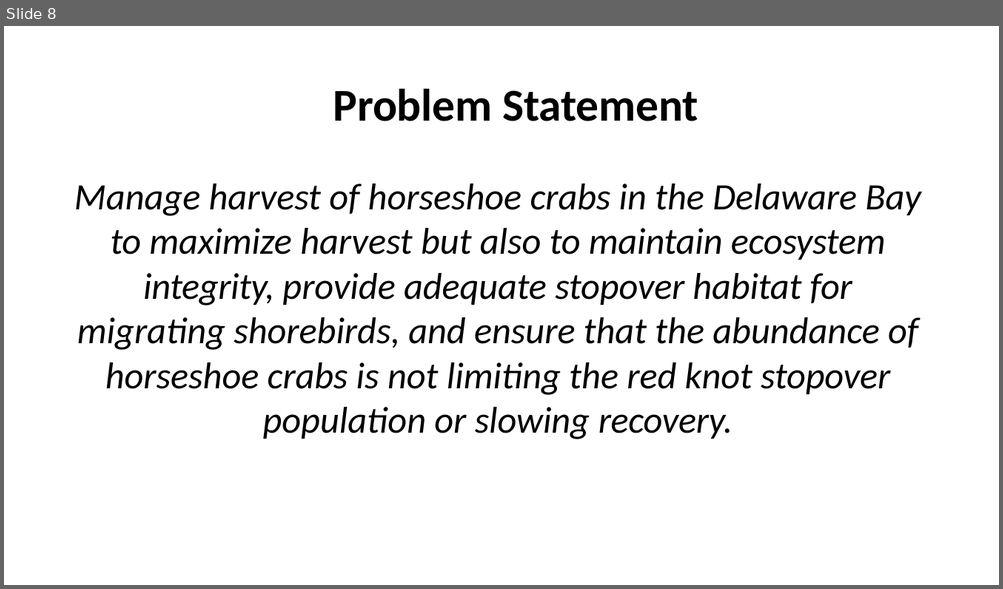
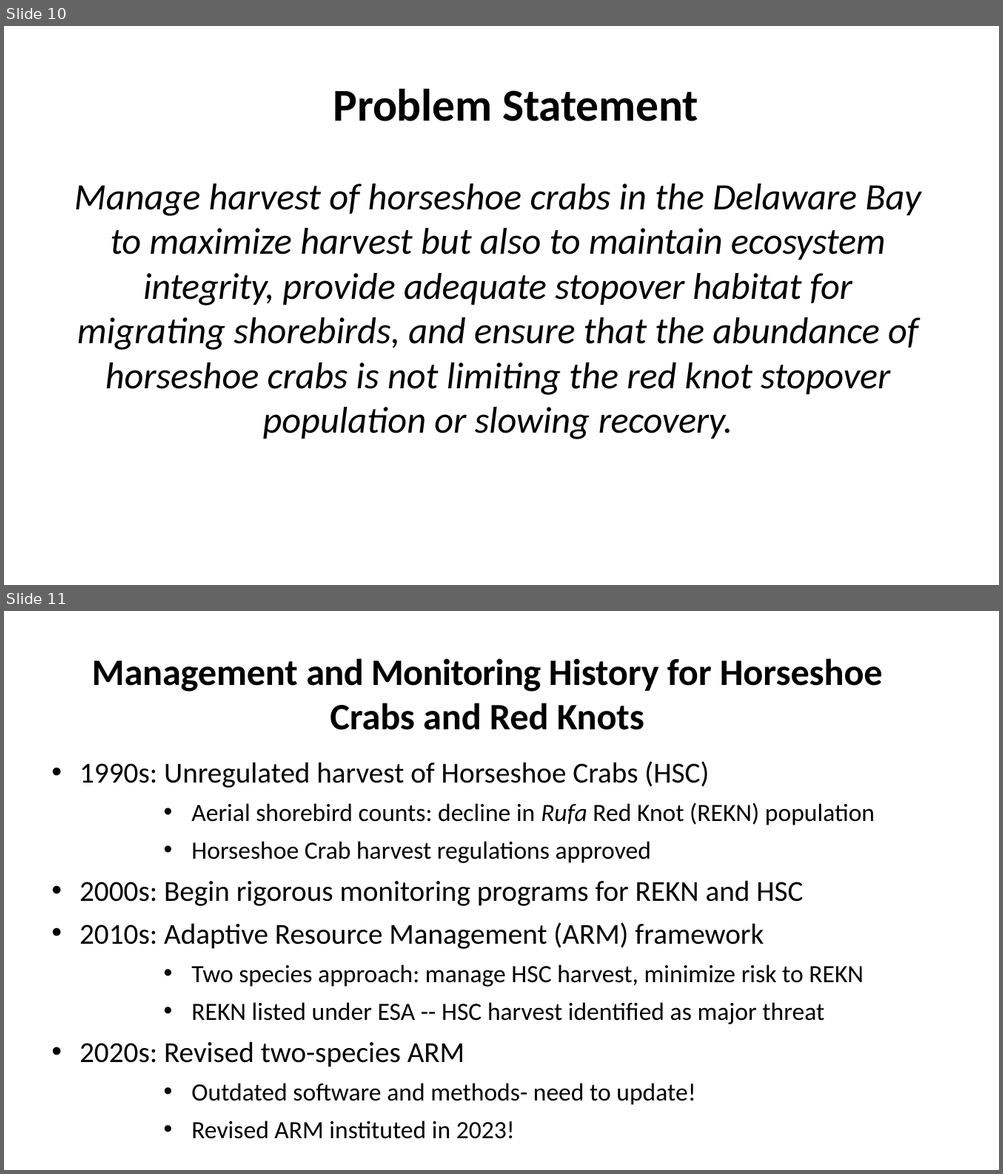
Before and after one commit to kevintshoemaker/NRES-470, a slide deck: REKN2.pptx. Shown one above the other, each under a label of ours: slide 8 before the commit, slides 10 and 11 after it. The pictures are 1003x589 and 1003x1174 pixels, drawn with LibreOffice and Linux fonts; fonts in the diff are those of the drawing. Boxes give left, top, right and bottom in pixels: in the first picture for what was removed or moved away, otherwise in the second. Text is boxed around its words. In the diff, an @@ line names an element or a change of style, - is before the commit and + after.

```diff
--- a/REKN2.pptx
+++ b/REKN2.pptx
@@ slide 11 added at [4, 611, 999, 1170], background #FFFFFF @@
@@ title added at [92, 658, 882, 730], 36 pt, text #000000, bold @@
+Management and Monitoring History for Horseshoe Crabs and Red Knots
@@ text added at [79, 761, 874, 1139], 24 pt, text #000000 @@
+• 1990s: Unregulated harvest of Horseshoe Crabs (HSC)
+      • Aerial shorebird counts: decline in Rufa Red Knot (REKN) population
+      • Horseshoe Crab harvest regulations approved
+• 2000s: Begin rigorous monitoring programs for REKN and HSC
+• 2010s: Adaptive Resource Management (ARM) framework
+      • Two species approach: manage HSC harvest, minimize risk to REKN
+      • REKN listed under ESA -- HSC harvest identified as major threat
+• 2020s: Revised two-species ARM
+      • Outdated software and methods- need to update!
+      • Revised ARM instituted in 2023!
@@ what was slide 8 is now slide 10 @@
```
Also in this commit, not shown: 4 slides changed, 8 other slides added, 29 slides removed, 3 other files.
